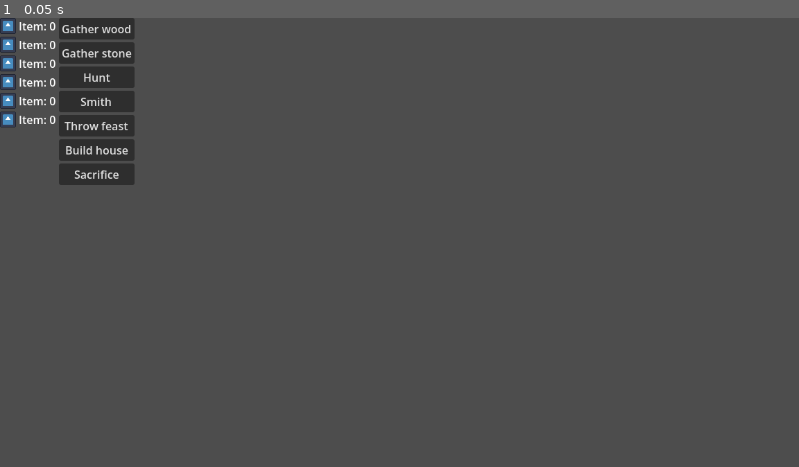
Above: before the commit, frame 1.
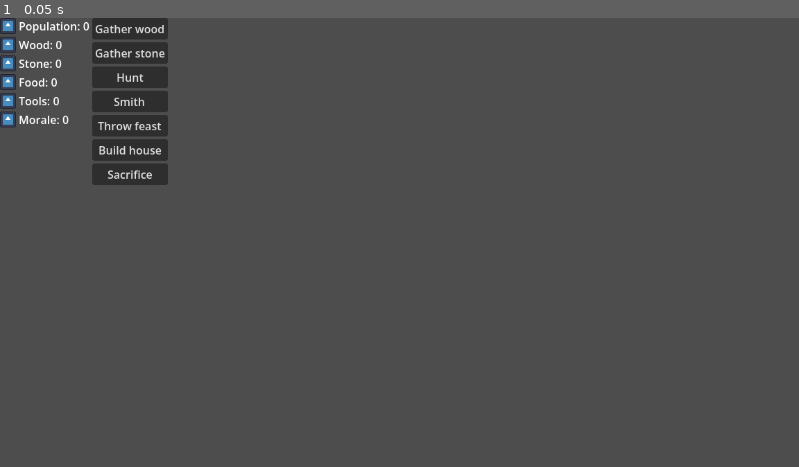
Above: after the commit, the same moment.

Repository: Gugubo/Inevitable
Game: Godot game, scene res://main.tscn
Two runs of this game, one before a commit and one after it. Both use one fixed random seed, a clock stepped at 60 frames per second and the inputs below. The engine's default icon, where the game draws it, is replaced by a stand-in: a white triangle on a blue panel in a dark square.
Inputs:
- Up to frame 1 (0.05 s): no input

The runs differ from the first frame. In frame 1, 3.3% of the frame differs, in the area x 2-22%, y 0-38%.

Commit message:
Update inventory items on ready

Diff:
--- a/inventory_item.gd
+++ b/inventory_item.gd
@@ -8,6 +8,7 @@
 
 func _ready():
 	GameState.inventory_changed.connect(_on_inventory_changed)
+	_on_inventory_changed(item)
 
 
 func _on_inventory_changed(changed_item: GameState.Item):
